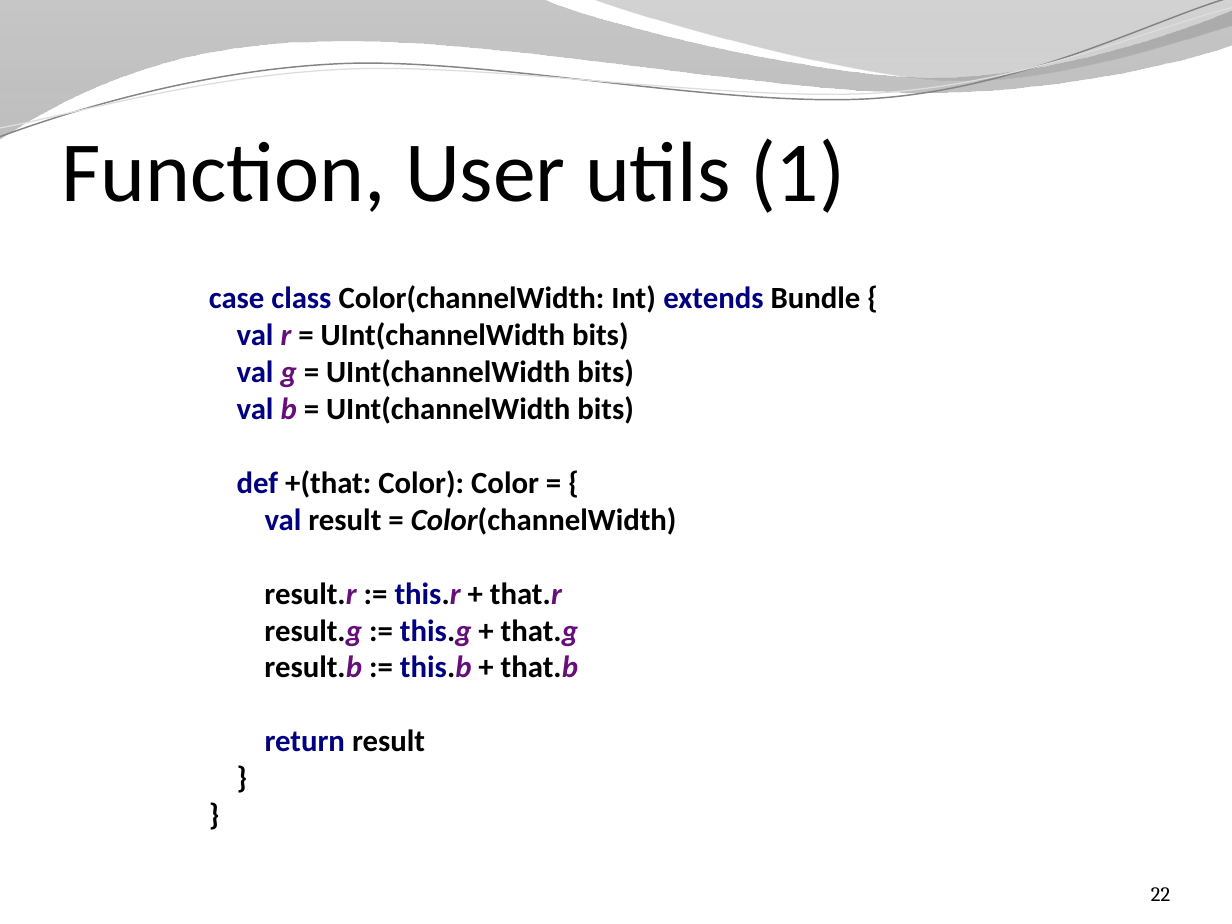
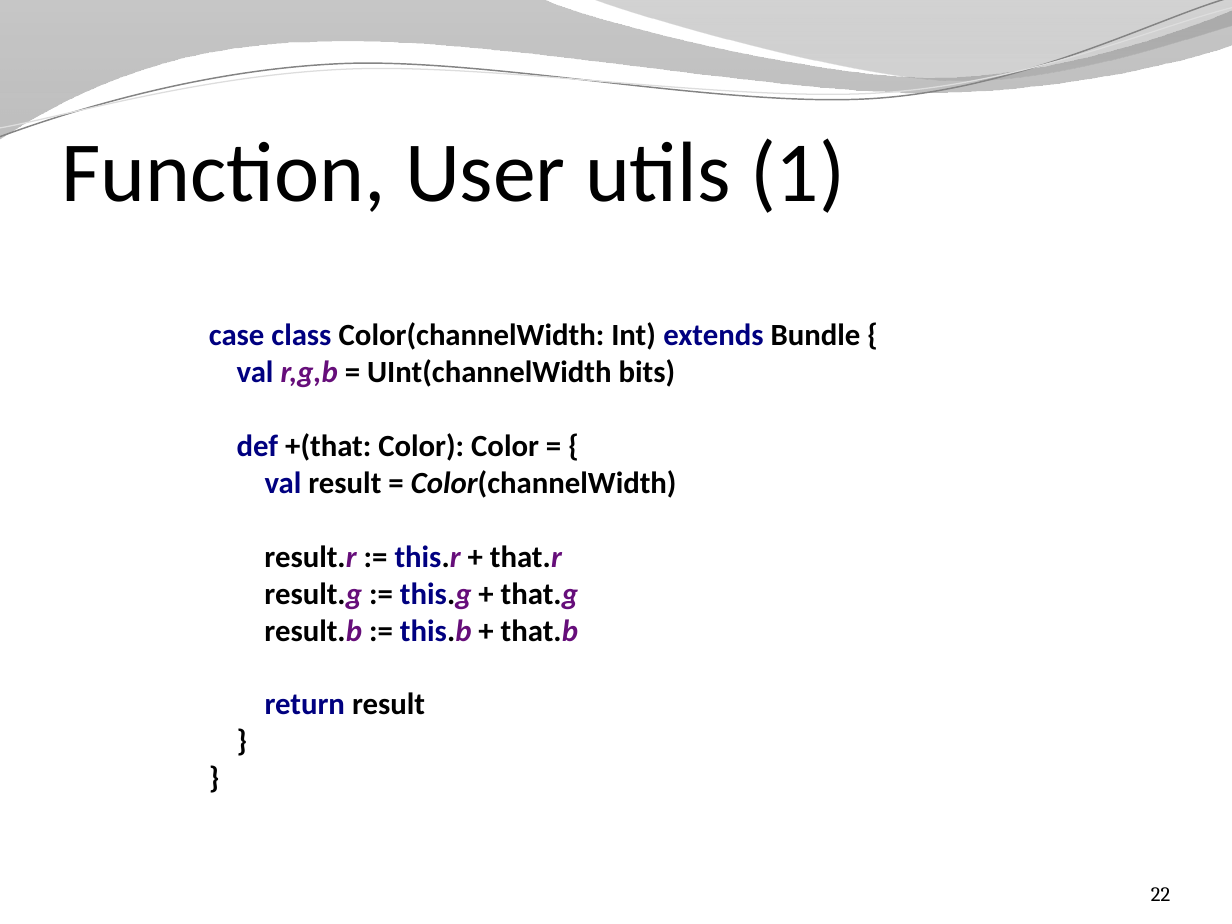
Before and after one commit to SpinalHDL/SpinalDoc, a slide deck: slide 22 of presentation/en/presentation.pptx. Drawn at 1232x924 pixels with LibreOffice and Linux fonts; fonts in the diff are those of the drawing; background and template pictures are left out. Boxes give left, top, right and bottom in pixels: in the first picture for what was removed or moved away, otherwise in the second. Text is boxed around its words. In the diff, an @@ line names an element or a change of style, - is before the commit and + after.

```diff
--- a/presentation/en/presentation.pptx
+++ b/presentation/en/presentation.pptx
@@ text "case class Color(channelWidth: Int) extends ...": place and size @@
-text "case class Color(channelWidth: Int) extends ..." at <box>209,285,861,752</box>
+text "case class Color(channelWidth: Int) extends ..." at <box>209,322,861,715</box>
@@ text at <box>209,322,861,498</box>: text changed @@
-case class Color(channelWidth: Int) extends Bundle {
-val r = UInt(channelWidth bits)
-val g = UInt(channelWidth bits)
-val b = UInt(channelWidth bits)
-def +(that: Color): Color = {
-val result = Color(channelWidth)
+case class Color(channelWidth: Int) extends Bundle {
+val r,g,b = UInt(channelWidth bits)
+def +(that: Color): Color = {
+val result = Color(channelWidth)
```
Also in this commit, not shown: 4 other slides changed, 4 other files.
